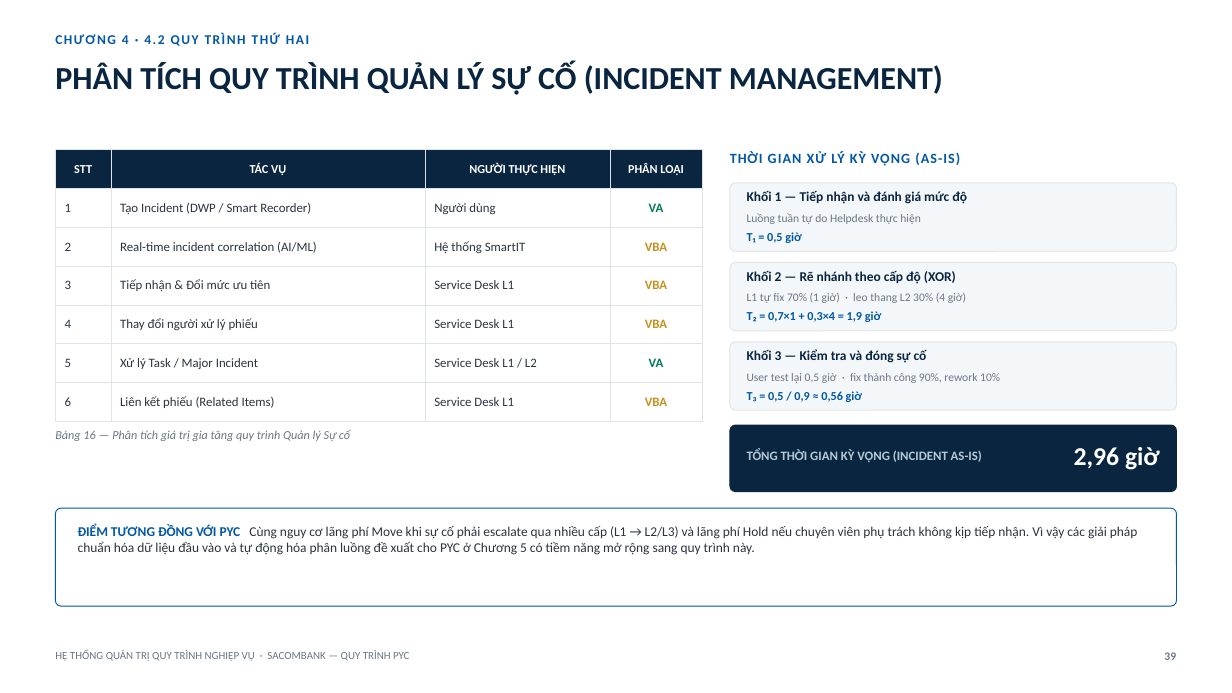
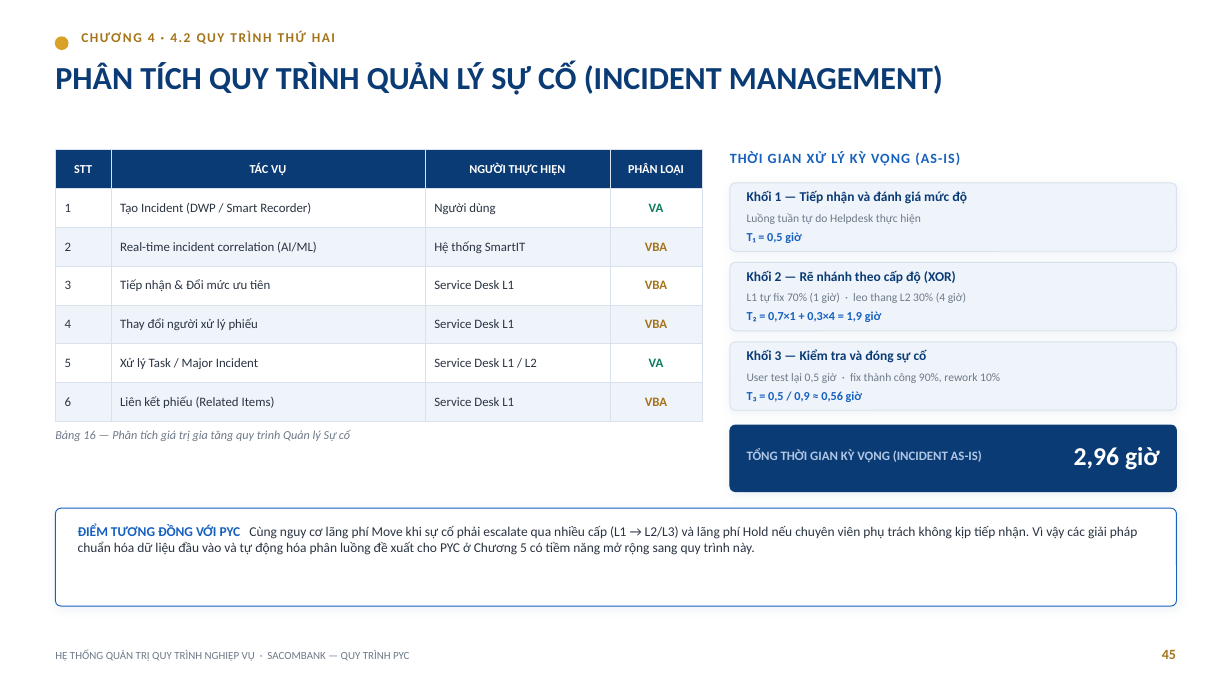
Before and after one commit to trilm83/SACOMBANK, a slide deck: slide 45 of BaoCao_PYC_Sacombank.pptx (slide 39 before the commit). Drawn at 1232x693 pixels with LibreOffice and Linux fonts; fonts in the diff are those of the drawing. Boxes give left, top, right and bottom in pixels: in the first picture for what was removed or moved away, otherwise in the second. Text is boxed around its words. In the diff, an @@ line names an element or a change of style, - is before the commit and + after.

```diff
--- a/BaoCao_PYC_Sacombank.pptx
+++ b/BaoCao_PYC_Sacombank.pptx
@@ ellipse added at [55, 37, 68, 50], fill #D9A227, outline #D9A227 1 pt @@
@@ text "CHƯƠNG 4 · 4.2 QUY ...": place and size @@
-text "CHƯƠNG 4 · 4.2 QUY ..." at [122, 35, 165, 44]
+text "CHƯƠNG 4 · 4.2 QUY ..." at [148, 33, 191, 42]
@@ text "CHƯƠNG 4 · 4.2 QUY ..." at [148, 33, 191, 42]: text colour #0057A6 to #A5741A @@
@@ table at [55, 150, 702, 421] @@
@@ fill #0A2540 to #0B3B75 in row 1 @@
@@ fill none to #EFF4FB in 12 cells @@
@@ text colour #2B3440 to #2A3442 in "1", "Tạo Incident (DWP / Smart Recorder)", "Người dùng", "2" and 14 more places @@
@@ text colour #00795C to #0E7A5F in "VA", "VA" @@
@@ text colour #C8901E to #A5741A in "VBA", "VBA", "VBA", "VBA" @@
@@ borders changed @@
@@ fill #F4F7FA to #EFF4FB; outline #DFE4EA 0.75 pt to #D8E1EC 0.75 pt; shadow on in 3 elements at [730, 183, 1177, 251], [730, 262, 1177, 331], [730, 342, 1177, 410] @@
@@ text colour #0A2540 to #0B3B75 in 4 elements at [55, 62, 943, 95], [747, 191, 967, 204], [747, 271, 956, 284], [747, 349, 927, 363] @@
@@ text colour #0057A6 to #1660BF in 4 elements at [730, 151, 960, 166], [747, 232, 801, 243], [747, 311, 881, 322], [747, 391, 862, 402] @@
@@ text colour #6B7784 to #6E7A88 in 3 elements at [747, 213, 921, 224], [747, 293, 966, 303], [747, 373, 1000, 383] @@
@@ rounded rectangle at [730, 425, 1177, 492]: fill #0A2540 to #0B3B75; outline #0A2540 0.75 pt to #0B3B75 0.75 pt; shadow on @@
@@ text "TỔNG THỜI GIAN KỲ VỌNG ..." at [747, 449, 982, 462]: text colour #B6C9D8 to #AFC6E4 @@
@@ rounded rectangle at [55, 508, 1177, 606]: outline #0057A6 0.75 pt to #1660BF 0.75 pt; shadow on @@
@@ text "ĐIỂM TƯƠNG ĐỒNG VỚI PYC ..." at [78, 525, 1138, 555]: text colour #0057A6 to #1660BF in "ĐIỂM TƯƠNG ĐỒNG VỚI PYC"; text colour #2B3440 to #2A3442 @@
@@ text added at [1162, 650, 1176, 659], 11 pt, text #A5741A, bold @@
+45
@@ text removed at [1164, 652, 1176, 660] @@
-39
```
Also in this commit, not shown: 42 other slides changed, 12 slides added, 4 slides removed.
